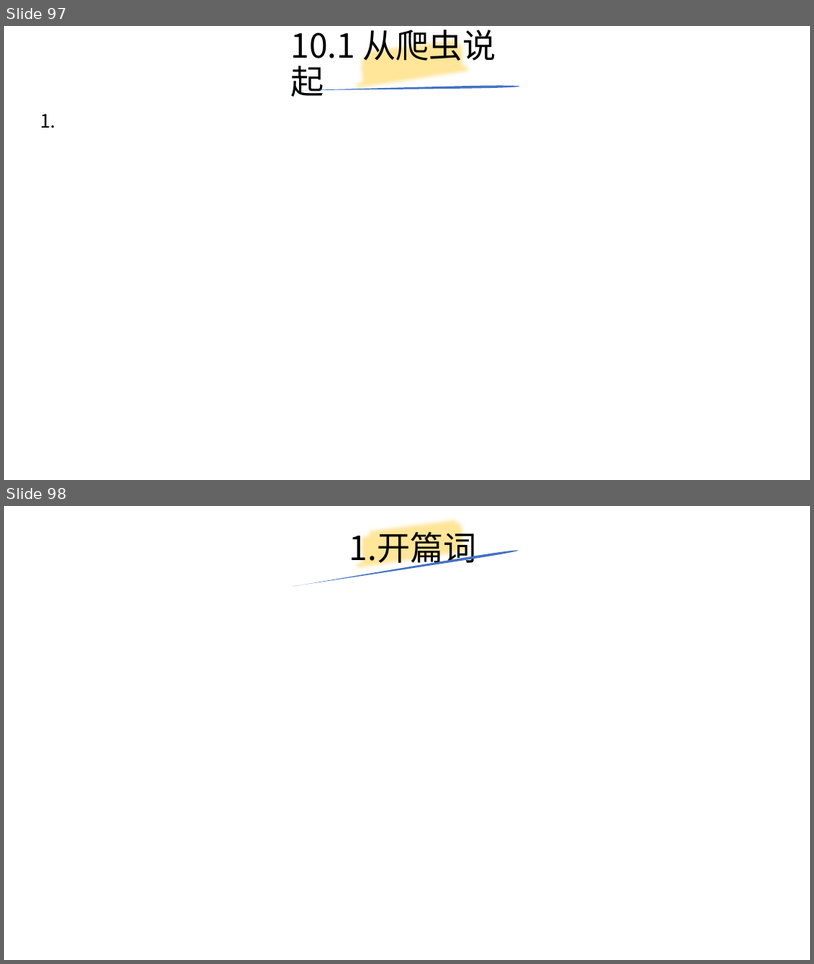
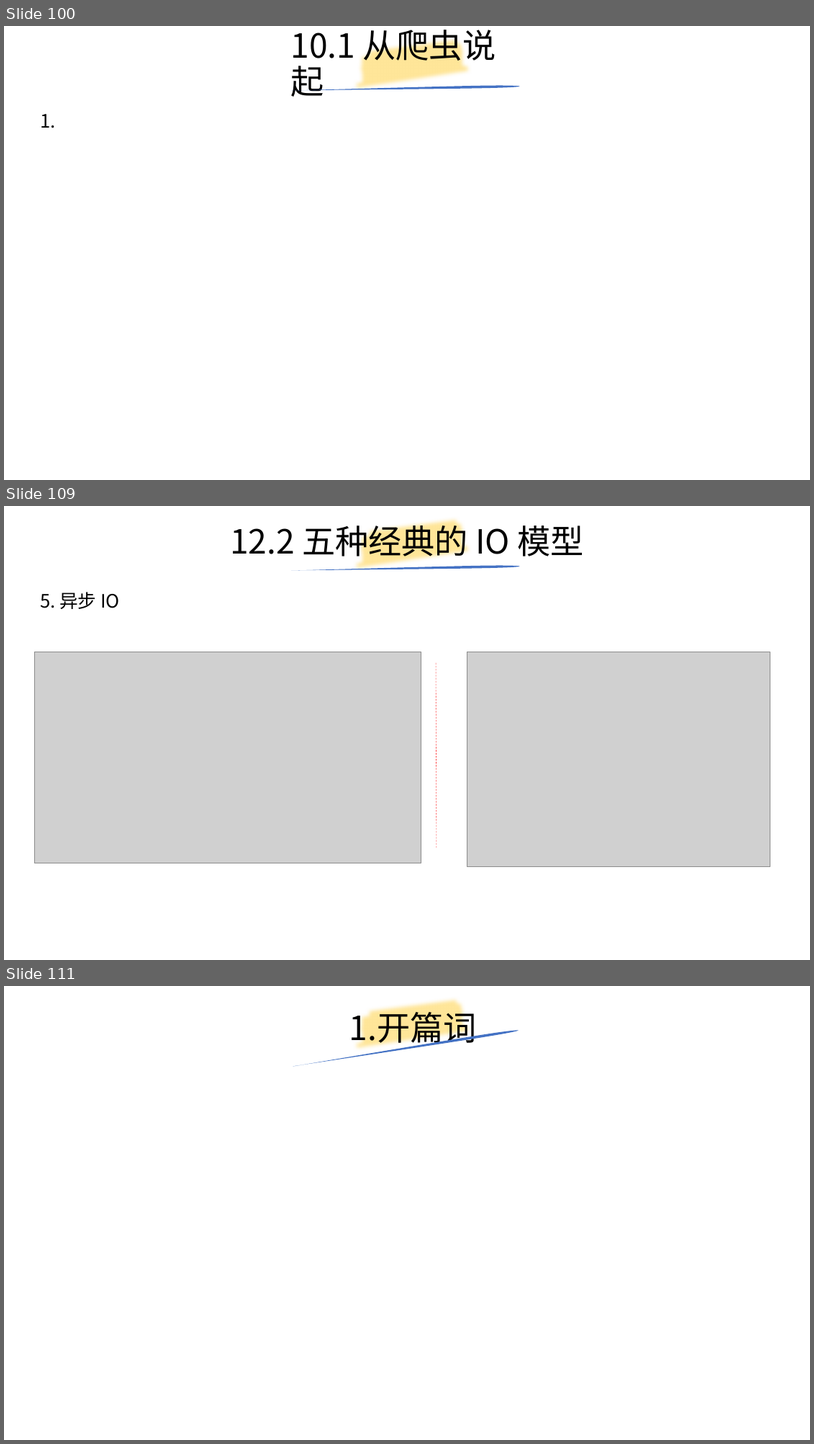
Before and after one commit to yiwenliu/CorePython, a slide deck: PPT/CorePython.pptx. Shown one above the other, each under a label of ours: slides 97 and 98 before the commit, slides 100, 109 and 111 after it; the slides between them are not shown. The pictures are 814x964 and 814x1444 pixels, drawn with LibreOffice and Linux fonts; fonts in the diff are those of the drawing; grey boxes stand for pictures. Boxes give left, top, right and bottom in pixels: in the first picture for what was removed or moved away, otherwise in the second. Text is boxed around its words. In the diff, an @@ line names an element or a change of style, - is before the commit and + after.

```diff
--- a/PPT/CorePython.pptx
+++ b/PPT/CorePython.pptx
@@ slide 109 added at [4,506,810,960], background #FFFFFF @@
@@ title added at [230,520,584,562], 39.6 pt, text #000000 @@
+12.2 五种经典的 IO 模型
@@ freeform shape added at [352,506,476,586], outline #FFE699 16 pt @@
@@ freeform shape added at [291,565,520,570], fill #4472C4 @@
@@ text added at [40,592,120,609], 22 pt, text #000000 @@
+5. 异步 IO
@@ picture added at [34,651,422,863] @@
@@ picture added at [468,651,771,866] @@
@@ line added from (436, 663) to (437, 848), #832B2B 0.5 pt dashed @@
@@ what was slide 97 is now slide 100 @@
@@ what was slide 98 is now slide 111 @@
```
Also in this commit, not shown: 4 slides changed, 12 other slides added.
